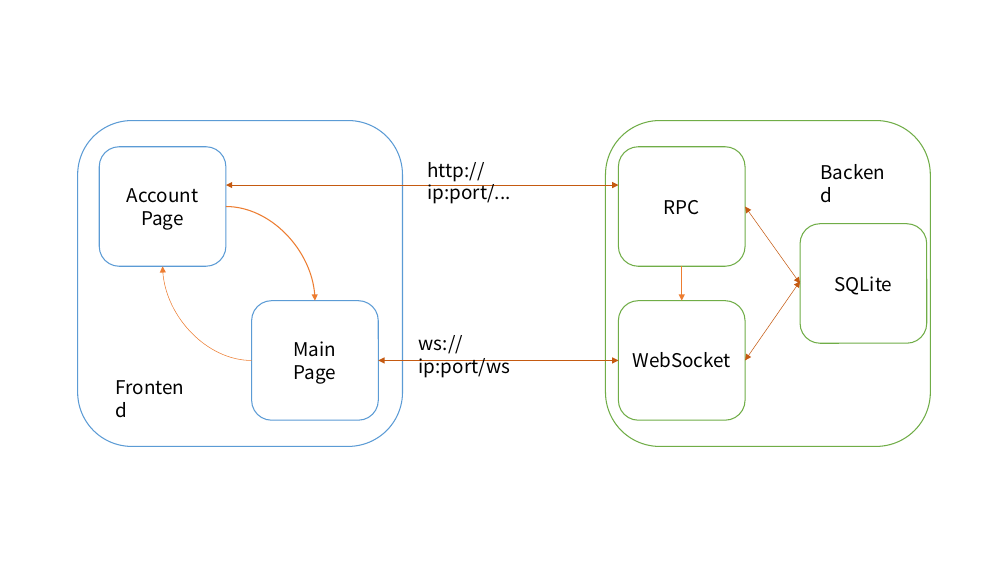
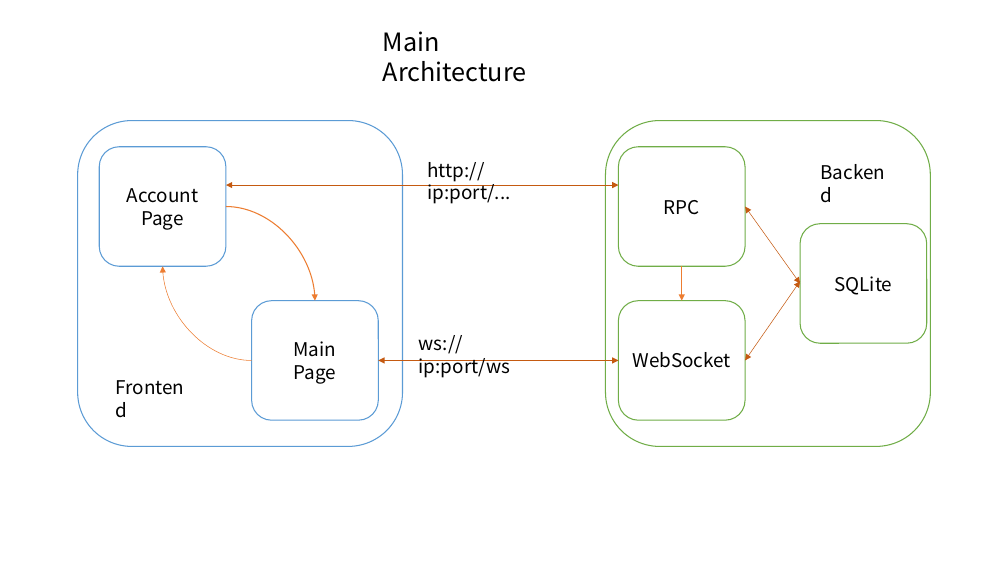
Before and after one commit to fongziyjun16/DOSP_Proj, a slide deck: slide 1 of Proj04/PartTwo/Architecture.pptx. Drawn at 1008x567 pixels with LibreOffice and Linux fonts; fonts in the diff are those of the drawing. Boxes give left, top, right and bottom in pixels: in the first picture for what was removed or moved away, otherwise in the second. Text is boxed around its words. In the diff, an @@ line names an element or a change of style, - is before the commit and + after.

Commit message:
update

```diff
--- a/Proj04/PartTwo/Architecture.pptx
+++ b/Proj04/PartTwo/Architecture.pptx
@@ text added at (383,31,527,82), 24 pt, text #000000 @@
+Main Architecture
```
